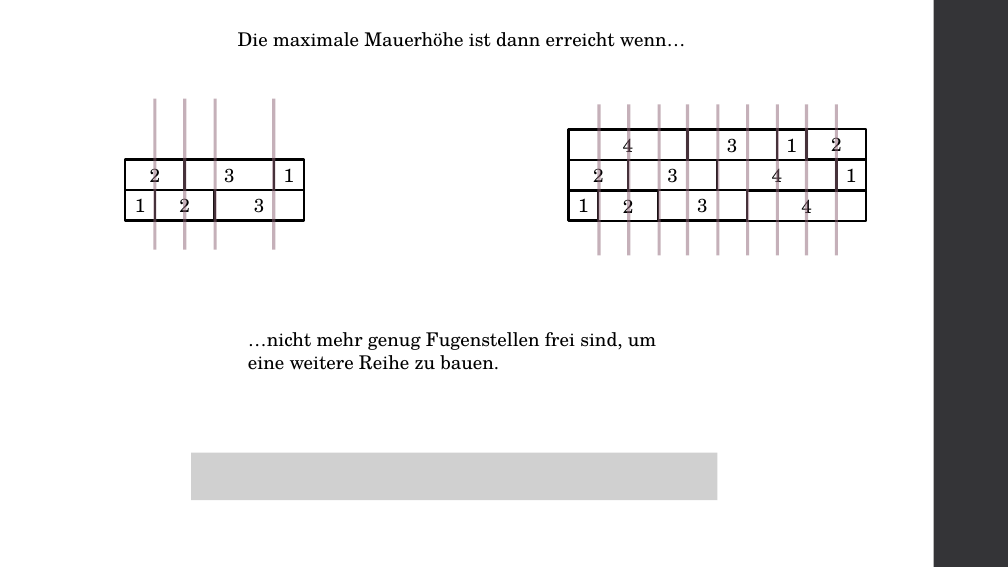
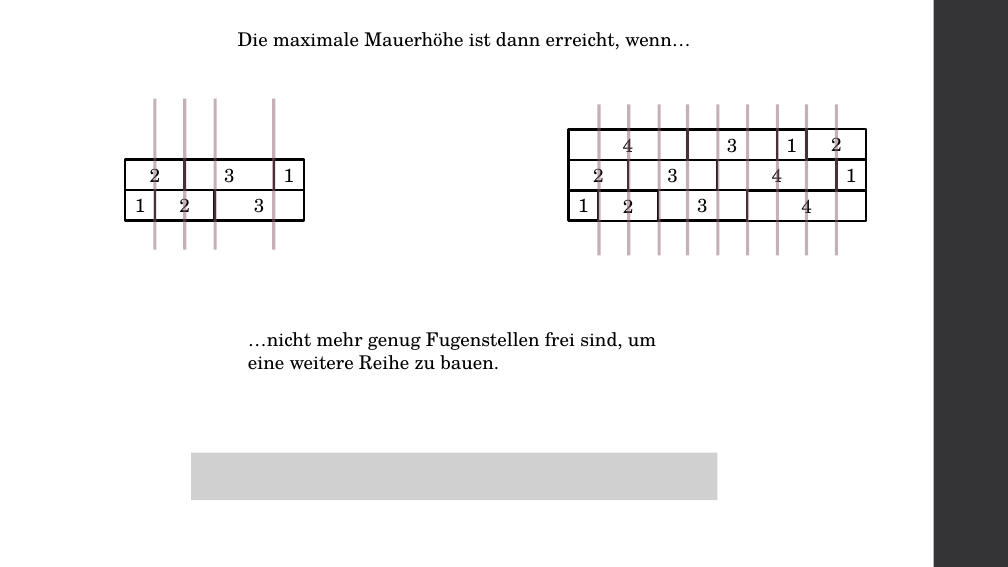
Before and after one commit to atalantus/BwInf36_Runde02, a slide deck: slide 13 of Aufgabe01_Praesentation.pptx. Drawn at 1008x567 pixels with LibreOffice and Linux fonts; fonts in the diff are those of the drawing; grey boxes stand for pictures. Boxes give left, top, right and bottom in pixels: in the first picture for what was removed or moved away, otherwise in the second. Text is boxed around its words. In the diff, an @@ line names an element or a change of style, - is before the commit and + after.

```diff
--- a/Aufgabe01_Praesentation.pptx
+++ b/Aufgabe01_Praesentation.pptx
@@ text at [238,32,691,50]: text changed @@
-Die maximale Mauerhöhe ist dann erreicht wenn…
+Die maximale Mauerhöhe ist dann erreicht, wenn…
```
Also in this commit, not shown: 5 other slides changed, 2 slides added, 5 slides removed.
